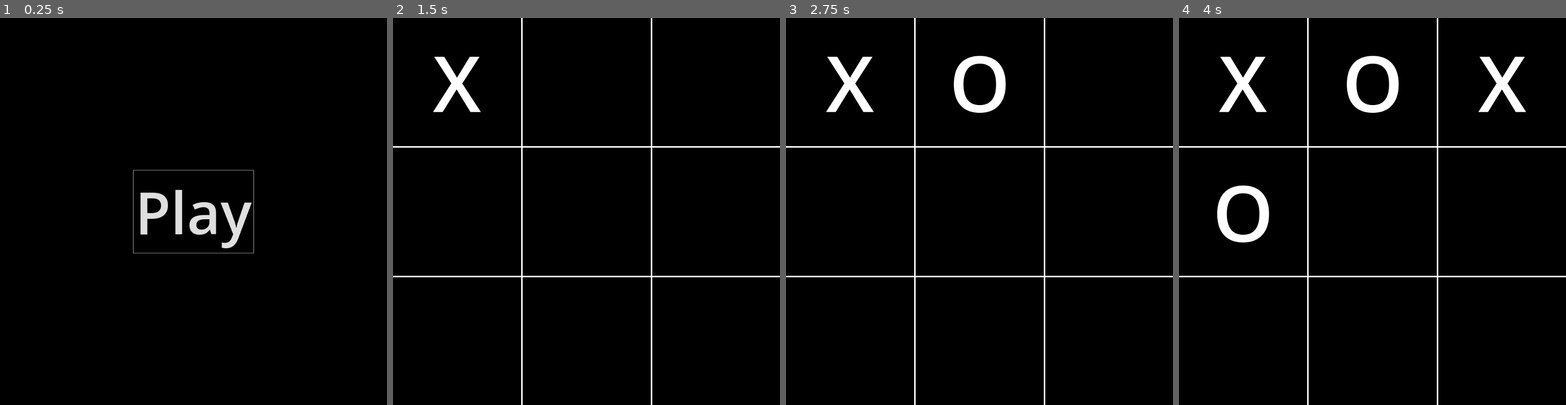
Above: before the commit, frames 1-4 (left to right).
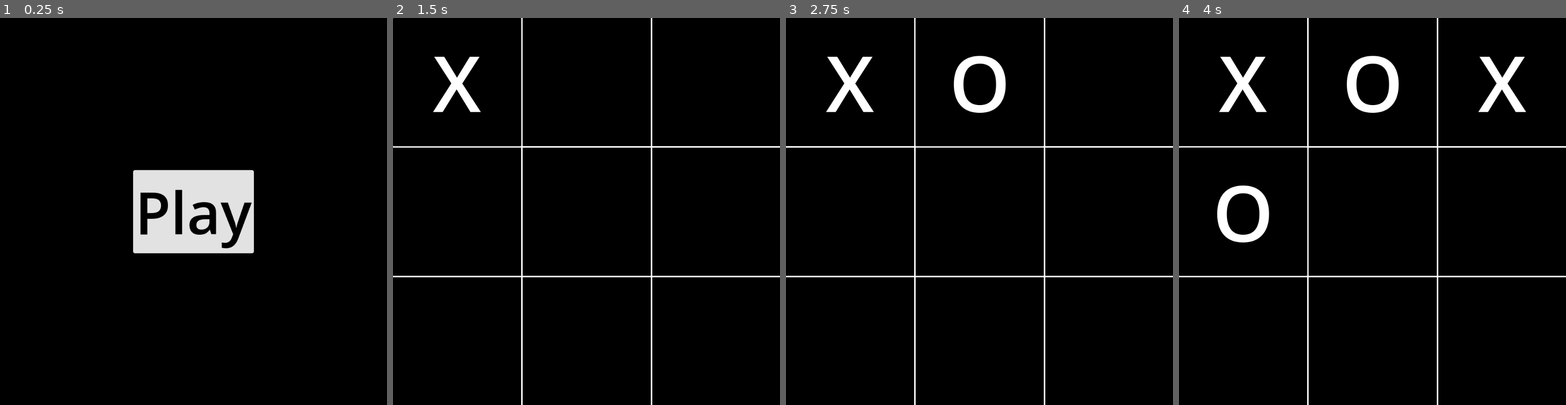
Above: after the commit, the same moments.

Repository: Vorgenstad/tic-tac-toe
Game: Godot game, scene res://scenes/main.tscn
Same seed, same stepped clock (60 frames per second), same inputs: the game is played once before the commit and once after it.
Inputs (mouse positions are in pixels of both pictures, inside the frame that each line leads up to):
- Up to frame 1 (0.25 s): no input
- Up to frame 2 (1.5 s): click "Play" at 0.5 s; click (458, 83) at 1.25 s
- Up to frame 3 (2.75 s): click (979, 83) at 2 s
- Up to frame 4 (4 s): click (1504, 83) at 2.75 s; click (1244, 211) at 3.5 s

The runs differ from the first frame. In frame 1, 6.6% of the frame differs, in the area x 34-66%, y 39-61%; in frame 2, less than 0.1%; in frame 3, 0.2%; in frame 4, 0.2%.

Commit message:
Styled buttons a bit more

Diff:
--- /dev/null
+++ b/styles/normal_button.tres
@@ -0,0 +1,12 @@
+[gd_resource type="StyleBoxFlat" format=3 uid="uid://cnni7jyy5lhlj"]
+
+[resource]
+content_margin_left = 5.0
+content_margin_top = 5.0
+content_margin_right = 5.0
+content_margin_bottom = 5.0
+bg_color = Color(0.886262, 0.886261, 0.886262, 1)
+corner_radius_top_left = 5
+corner_radius_top_right = 5
+corner_radius_bottom_right = 5
+corner_radius_bottom_left = 5
--- a/theme.tres
+++ b/theme.tres
@@ -1,33 +1,19 @@
-[gd_resource type="Theme" load_steps=6 format=3 uid="uid://v1s2hkukissh"]
+[gd_resource type="Theme" load_steps=3 format=3 uid="uid://v1s2hkukissh"]
 
-[sub_resource type="StyleBoxEmpty" id="StyleBoxEmpty_16kiw"]
-
-[sub_resource type="StyleBoxEmpty" id="StyleBoxEmpty_4qmps"]
+[ext_resource type="StyleBox" uid="uid://cnni7jyy5lhlj" path="res://styles/normal_button.tres" id="1_30ln6"]
 
 [sub_resource type="StyleBoxFlat" id="StyleBoxFlat_xiaph"]
-bg_color = Color(0, 0, 0, 0)
-border_width_left = 2
-border_width_top = 2
-border_width_right = 2
-border_width_bottom = 2
-
-[sub_resource type="StyleBoxFlat" id="StyleBoxFlat_w81in"]
-content_margin_left = 5.0
-content_margin_top = 5.0
-content_margin_right = 5.0
-content_margin_bottom = 5.0
-bg_color = Color(0, 0, 0, 0)
-border_width_left = 1
-border_width_top = 1
-border_width_right = 1
-border_width_bottom = 1
-
-[sub_resource type="StyleBoxEmpty" id="StyleBoxEmpty_uvxgh"]
+bg_color = Color(1, 1, 1, 1)
+corner_radius_top_left = 5
+corner_radius_top_right = 5
+corner_radius_bottom_right = 5
+corner_radius_bottom_left = 5
 
 [resource]
 default_font_size = 150
-Button/styles/disabled = SubResource("StyleBoxEmpty_16kiw")
-Button/styles/focus = SubResource("StyleBoxEmpty_4qmps")
+Button/colors/font_color = Color(0, 0, 0, 1)
+Button/colors/font_hover_color = Color(0, 0, 0, 1)
+Button/colors/font_pressed_color = Color(0, 0, 0, 1)
 Button/styles/hover = SubResource("StyleBoxFlat_xiaph")
-Button/styles/normal = SubResource("StyleBoxFlat_w81in")
-Button/styles/pressed = SubResource("StyleBoxEmpty_uvxgh")
+Button/styles/normal = ExtResource("1_30ln6")
+Button/styles/pressed = ExtResource("1_30ln6")
